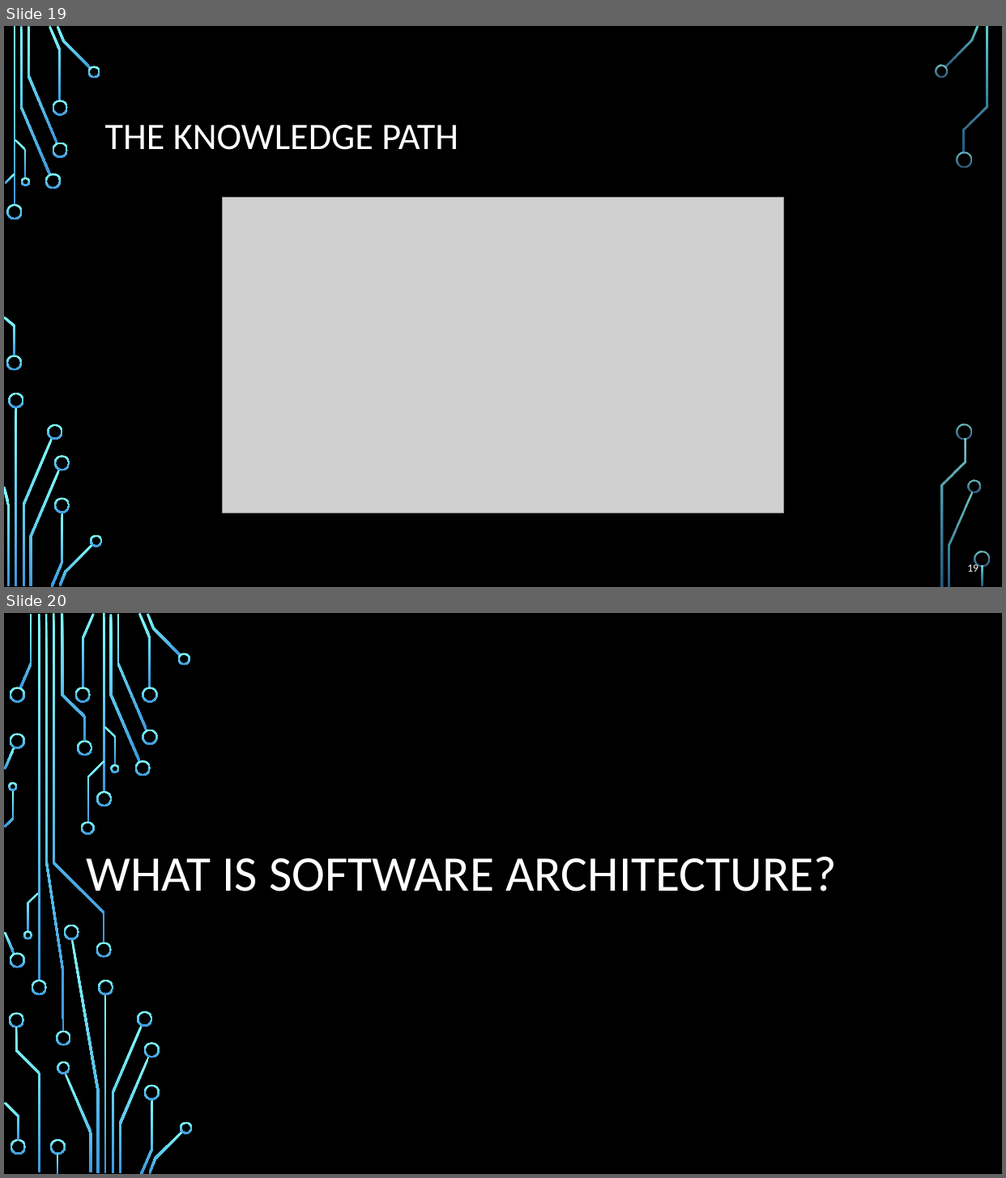
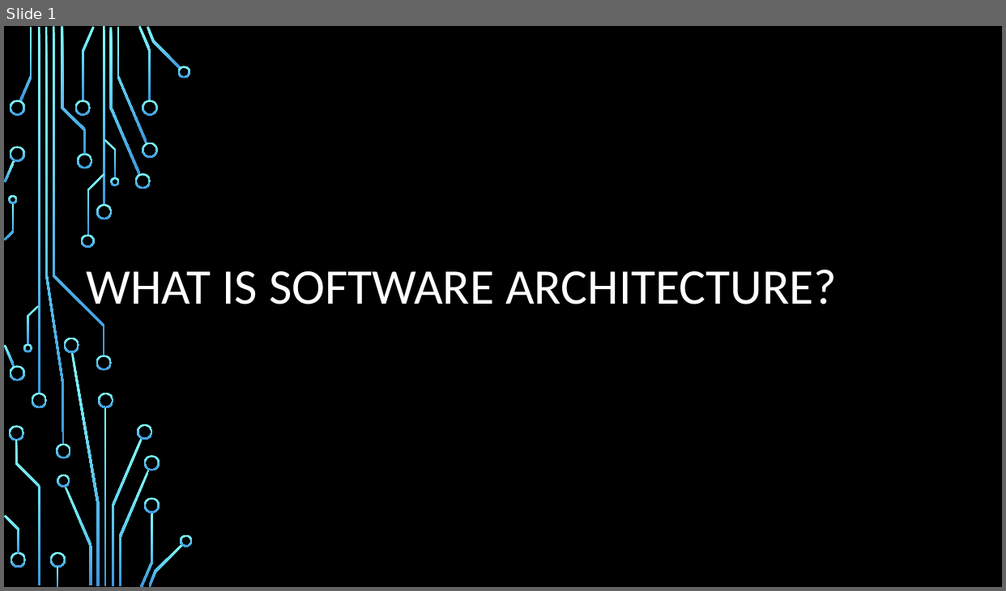
Before and after one commit to profjordanov/doctorate, a slide deck: resources/Software-Architecture-S/Presentation-Part1-Fundamentals-And-Essentials.pptx. Shown one above the other, each under a label of ours: slides 19 and 20 before the commit, slide 1 after it. The pictures are 1006x1178 and 1006x591 pixels, drawn with LibreOffice and Linux fonts; fonts in the diff are those of the drawing; grey boxes stand for pictures; background and template pictures are left out. Boxes give left, top, right and bottom in pixels: in the first picture for what was removed or moved away, otherwise in the second. Text is boxed around its words. In the diff, an @@ line names an element or a change of style, - is before the commit and + after.

```diff
--- a/resources/Software-Architecture-S/Presentation-Part1-Fundamentals-And-Essentials.pptx
+++ b/resources/Software-Architecture-S/Presentation-Part1-Fundamentals-And-Essentials.pptx
@@ slide 19 removed at bbox=[4, 26, 1002, 587], background picture (left out) @@
@@ title removed at bbox=[105, 125, 458, 150] @@
-THE KNOWLEDGE PATH
@@ picture removed at bbox=[222, 198, 783, 514] @@
@@ page number removed at bbox=[967, 563, 978, 572] @@
-19
@@ group removed at bbox=[4, 26, 990, 587]: 33 freeform shapes, 3 rectangles @@
@@ what was slide 20 is now slide 1 @@
```
Also in this commit, not shown: 18 other slides removed, 1 other file.
